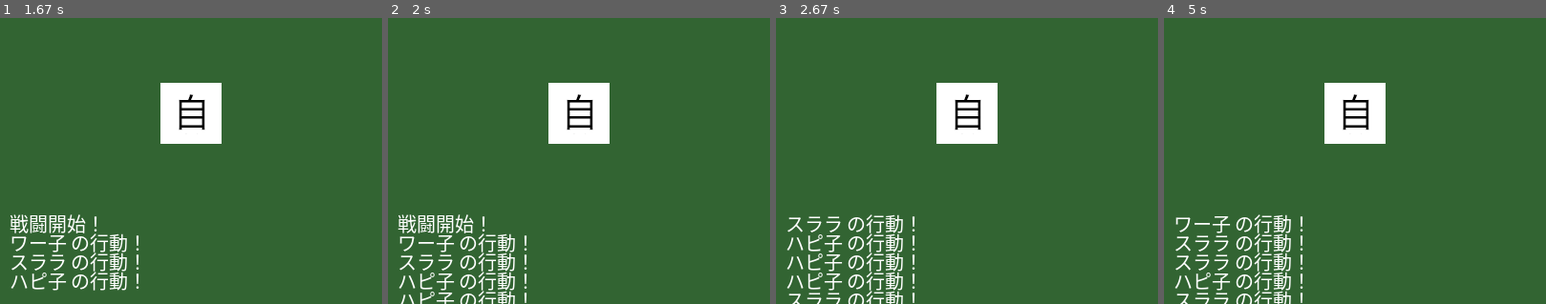
Above: before the commit, frames 1-4 (left to right).
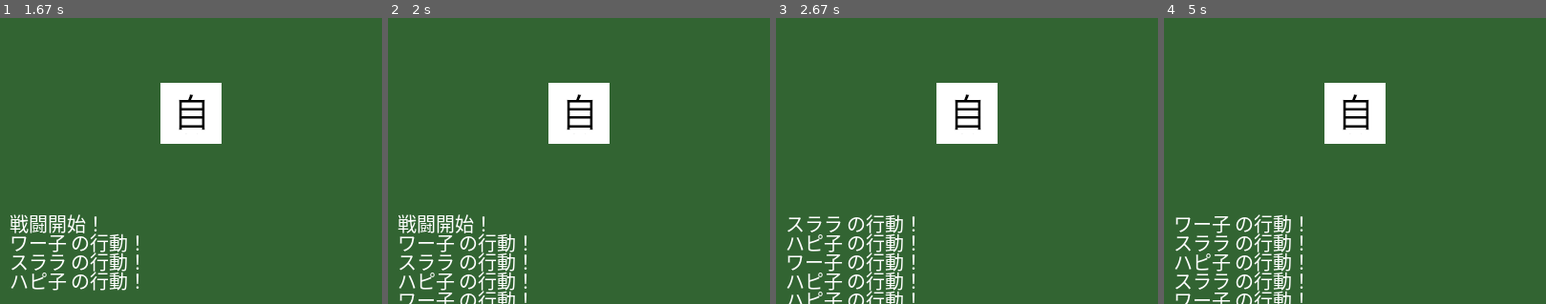
Above: after the commit, the same moments.

Repository: TakazumiHirano/pygame_fightermanaging
Game: pygame game, started from main.py
The game is run twice, just before and just after one commit, with the same random seed, the same clock (stepped at 60 frames per second) and the same inputs.
Inputs (mouse positions are % of the whole screen's width and height, from its top left):
- Up to frame 1 (1.67 s): click (82, 47) at 0.38 s; press the mouse at (25, 33) at 0.7 s; move the mouse to (21, 24) at 0.8 s; release the mouse at (17, 15) at 0.93 s; press the mouse at (75, 33) at 1.03 s; move the mouse to (79, 26) at 1.13 s; release the mouse at (83, 18) at 1.27 s; press the mouse at (25, 33) at 1.37 s; move the mouse to (51, 23) at 1.47 s; release the mouse at (76, 12) at 1.6 s
- Up to frame 2 (2 s): press the mouse at (25, 33) at 1.7 s; move the mouse to (23, 32) at 1.8 s; release the mouse at (21, 31) at 1.93 s
- Up to frame 3 (2.67 s): press the mouse at (75, 33) at 2.03 s; move the mouse to (68, 27) at 2.13 s; release the mouse at (61, 21) at 2.27 s; press the mouse at (25, 67) at 2.37 s; move the mouse to (56, 47) at 2.47 s; release the mouse at (87, 28) at 2.6 s
- Up to frame 4 (5 s): press the mouse at (75, 33) at 2.7 s; move the mouse to (65, 56) at 2.8 s; release the mouse at (56, 78) at 2.93 s; press the mouse at (75, 67) at 3.03 s; move the mouse to (77, 62) at 3.13 s; release the mouse at (79, 58) at 3.27 s; press the mouse at (75, 33) at 3.37 s; move the mouse to (48, 41) at 3.47 s; release the mouse at (22, 48) at 3.6 s; click (18, 28) at 3.72 s; click (46, 37) at 4.05 s; press the mouse at (75, 33) at 4.37 s; move the mouse to (57, 49) at 4.47 s; release the mouse at (39, 64) at 4.6 s; press the mouse at (25, 67) at 4.7 s; move the mouse to (43, 77) at 4.8 s; release the mouse at (60, 87) at 4.93 s
The pictures show only the part of the screen within x 0-50%, y 50-100%; the shares and areas given below are measured in that part.

Frame 1 is identical in both runs. In frame 2, 0.2% of the frame differs, in the area x 3-13%, y 95-100%; in frame 3, 0.5%; in frame 4, 1.0%, in the area x 2-18%, y 82-100%.

Commit message:
処理関係刷新。

Diff:
--- a/data/master_data/jobs.json
+++ b/data/master_data/jobs.json
@@ -1,17 +1,26 @@
 {
+    "None": {
+        "job_name": "無職",
+        "str_mod": 1,
+        "vit_mod": 1,
+        "agi_mod": 1
+    },
     "warrior": {
         "job_name": "戦士",
-        "base_agi": 8,
-         "base_str": 15
+        "str_mod": 1,
+        "vit_mod": 1,
+        "agi_mod": 1
     },
     "mage": {
         "job_name": "魔術師",
-        "base_agi": 8,
-         "base_str": 15
+        "str_mod": 1,
+        "vit_mod": 1,
+        "agi_mod": 1
     },
     "thief": {
         "job_name": "盗賊",
-        "base_agi": 15,
-        "base_str": 8
+        "str_mod": 1,
+        "vit_mod": 1,
+        "agi_mod": 1
     }
 }
--- a/data/master_data/monmusu.json
+++ b/data/master_data/monmusu.json
@@ -1,26 +1,58 @@
 {
     "human": {
         "monmusu_name": "人間",
-        "agi_mod":0.1,
-        "str_mod":0.1,
-        "vit_mod":0.1
+        "str":10,
+        "vit":10,
+        "dex":10,
+        "agi":10,
+        "int":10,
+        "luk":10,
+        "men":10,
+        "sol":10,
+        "pres":3,
+        "mres":3,
+        "sres":3
     },
     "werewolf": {
         "monmusu_name": "ワーウルフ",
-        "agi_mod":1,
-        "str_mod":1.4,
-        "vit_mod":1
+        "str":14,
+        "vit":8,
+        "dex":6,
+        "agi":16,
+        "int":4,
+        "luk":10,
+        "men":4,
+        "sol":12,
+        "pres":4,
+        "mres":2,
+        "sres":3
     },
     "harpy": {
         "monmusu_name": "ハーピー",
-        "agi_mod":1.2,
-        "str_mod":1,
-        "vit_mod":0.8
+        "str":6,
+        "vit":6,
+        "dex":8,
+        "agi":20,
+        "int":2,
+        "luk":14,
+        "men":8,
+        "sol":18,
+        "pres":2,
+        "mres":3,
+        "sres":5
     },
     "slime": {
         "monmusu_name": "スライム",
-        "agi_mod":0.6,
-        "str_mod":0.6,
-        "vit_mod":0.6
+        "str":4,
+        "vit":4,
+        "dex":2,
+        "agi":6,
+        "int":1,
+        "luk":10,
+        "men":8,
+        "sol":32,
+        "pres":2,
+        "mres":8,
+        "sres":8
     }
 }
--- a/src/models/character.py
+++ b/src/models/character.py
@@ -6,28 +6,30 @@
     def __init__(self, char_id, data_manager, side, pos):
         super().__init__()
         # データマネージャーから設定を取得
-        params = data_manager.get_final_stats(char_id)
+        status = data_manager.get_final_stats(char_id)
 
-        self.name = params["name"]
-        self.monmusu_name = params["monmusu_name"]
-        self.agi = params["agi"]  # AGIベースの行動抽選
-        self.str = params["str"]
-        self.vit = params["vit"]
-        self.loyalty = params["loyalty"]
+        # パラメータの取得
+        self.name = status["name"]
+        self.monmusu_name = status["monmusu_name"]
+        self.agi = status["agi"]  # AGIベースの行動抽選
+        self.str = status["str"]
+        self.vit = status["vit"]
+        self.loyalty = status["loyalty"]
 
         # 画像の読み込み（パスを組み立てる）
-        image_name = params.get("image_label", "default.png")
+        image_name = status.get("image_label", "default.png")
         image_path = os.path.join("assets", "images", image_name)
         self.image = pygame.image.load(image_path).convert_alpha()
         # 画像サイズを調整（例：64x64）
         self.image = pygame.transform.scale(self.image, (64, 64))
+        # 位置と範囲の定義
+        self.rect = self.image.get_rect(center=pos)
 
-        self.rect = self.image.get_rect(center=pos)
-        self.side = side  # "ally" or "enemy"
+          # "ally" or "enemy"
+        self.side = side
 
         # 仕様書に基づく基礎能力値の例
         self.hp = 100
-        self.agi = 10
 
     def draw(self, screen):
         screen.blit(self.image, self.rect)
--- a/src/models/data_manager.py
+++ b/src/models/data_manager.py
@@ -29,13 +29,20 @@
         job = self.master_data["jobs"].get(char.get("job_id"), {})
         monmusu = self.master_data["monmusu"].get(char.get("monmusu_id"), {})
 
-        # 基礎値のセット
-        final_agi = job.get("base_agi", 10)
-        final_str = job.get("base_str", 10)
-        final_vit = job.get("base_vit", 10)
+        # 種族(モンスター娘)によるベース
+        final_str = monmusu.get("str", 10)
+        final_vit = monmusu.get("vit", 10)
+        final_dex = monmusu.get("dex", 10)
+        final_agi = monmusu.get("agi", 10)
+        final_int = monmusu.get("int", 10)
+        final_luk = monmusu.get("luk", 10)
+        final_men = monmusu.get("men", 10)
+        final_sol = monmusu.get("sol", 10)
+        final_pres = monmusu.get("pres", 10)
+        final_mres = monmusu.get("mres", 10)
+        final_sres = monmusu.get("sres", 10)
 
-        # 種族(モンスター娘)による補正
-        monmusu_name = monmusu.get("monmusu_name")
+        # 職業による補正
         final_agi *= monmusu.get("agi_mod", 1.0)
         final_str *= monmusu.get("str_mod", 1.0)
         final_vit *= monmusu.get("vit_mod", 1.0)
@@ -43,16 +50,16 @@
         # 性格による補正（倍率をかける）
         for t_id in char.get("trait_ids", []):
             trait = self.master_data["traits"].get(t_id, {})
+            final_str *= trait.get("str_mod", 1.0)
+            final_vit *= trait.get("vit_mod", 1.0)
             final_agi *= trait.get("agi_mod", 1.0)
-            final_str *= trait.get("str_mod", 1.0)
-            final_vit *= trait.get("vit_mod", 1.0)  # 性格によるVIT補正[cite: 1]
 
         return {
             "name": char.get("name"),
             "monmusu_name": monmusu.get("monmusu_name"),
-            "agi": int(final_agi),
             "str": int(final_str),
             "vit": int(final_vit),
+            "agi": int(final_agi),
             "loyalty": char.get("loyalty", 50),
             "image_label": char.get("image_label")
         }
--- a/src/scenes/battle_scene.py
+++ b/src/scenes/battle_scene.py
@@ -96,14 +96,17 @@
         pygame.draw.rect(screen, (255, 255, 255),
                          (draw_x, draw_y, width, height), 2)
 
+        # 行動数
+        likelihood = self.engine.calculate_likelihood(char)
+
         # テキストの描画
         font = self.controller.asset_manager.get_font(18)
         stats_text = [
             f"NAME: {char.name}",
             f"MONMUSU: {char.monmusu_name}",
-            f"AGI: {char.agi}",   # AGIベースの行動抽選
             f"STR: {char.str}",
             f"VIT: {char.vit}",   # 基礎能力値
+            f"AGI: {char.agi}" + f"({likelihood})",   # AGIベースの行動抽選
             f"LOYALTY: {char.loyalty}"  # 忠誠度
         ]
 
